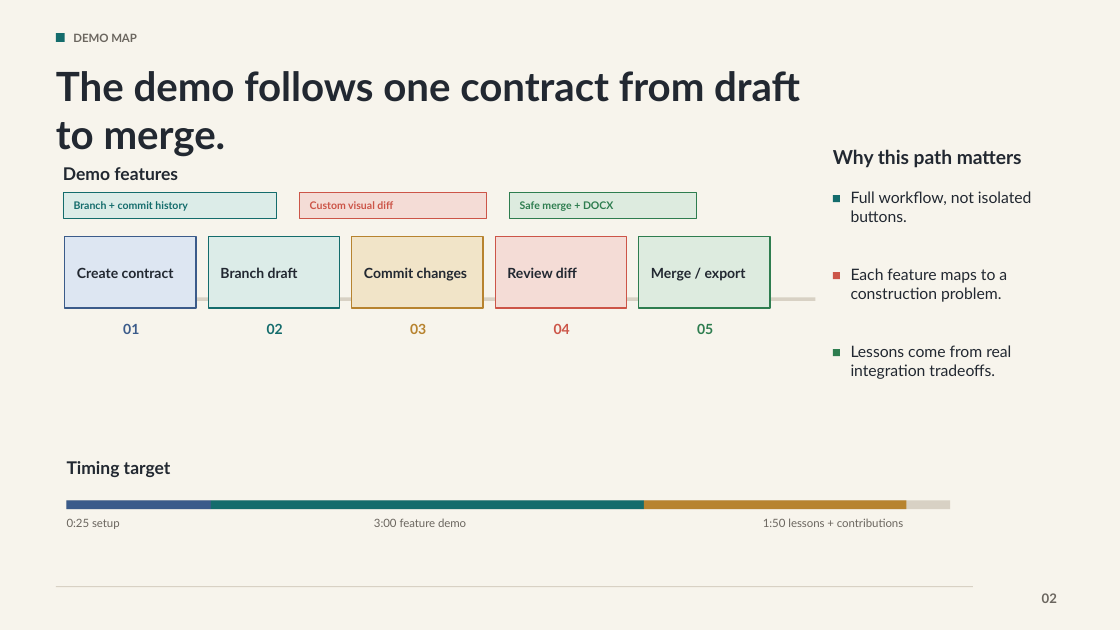
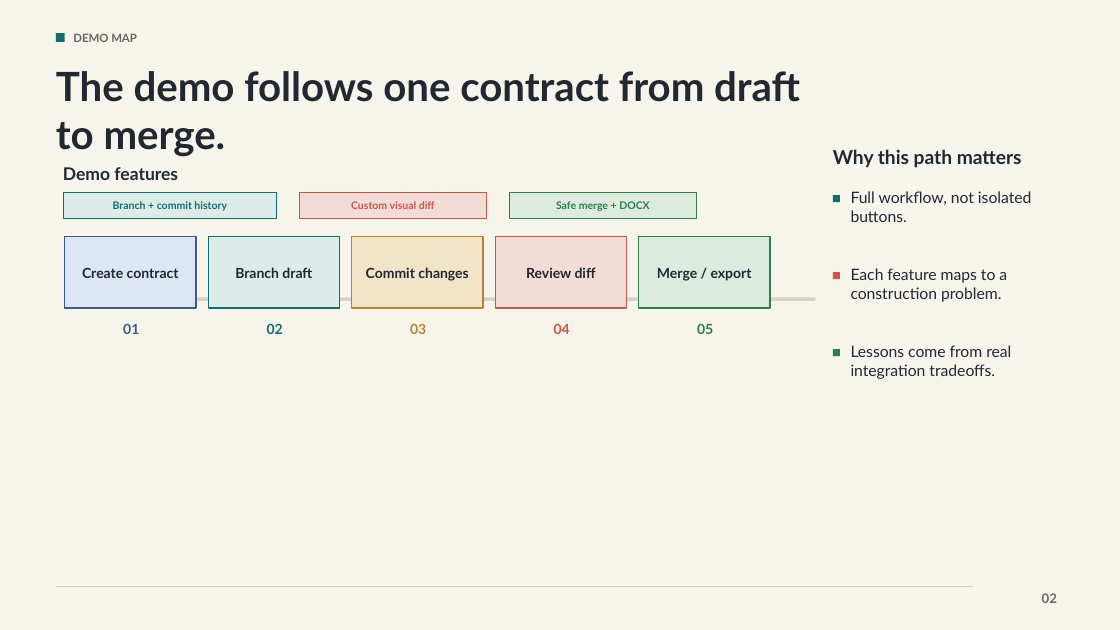
Before and after one commit to dangjacob101/DocuCommit, a slide deck: slide 2 of docucommit-final-presentation.pptx. Drawn at 1120x630 pixels with LibreOffice and Linux fonts; fonts in the diff are those of the drawing. Boxes give left, top, right and bottom in pixels: in the first picture for what was removed or moved away, otherwise in the second. Text is boxed around its words. In the diff, an @@ line names an element or a change of style, - is before the commit and + after.

```diff
--- a/docucommit-final-presentation.pptx
+++ b/docucommit-final-presentation.pptx
@@ alignment left to centre in 8 elements at (82, 267, 179, 278), (235, 267, 312, 278), (366, 267, 468, 281), (526, 267, 596, 278), (657, 268, 752, 281), (113, 201, 227, 211), (351, 201, 435, 209), (556, 201, 649, 211) @@
@@ text removed at (67, 461, 171, 477) @@
-Timing target
@@ rectangle removed at (66, 501, 950, 509) @@
@@ rectangle removed at (66, 501, 211, 509) @@
@@ rectangle removed at (211, 501, 644, 509) @@
@@ rectangle removed at (644, 501, 907, 509) @@
@@ text removed at (67, 519, 120, 529) @@
-0:25 setup
@@ text removed at (374, 519, 466, 527) @@
-3:00 feature demo
@@ text removed at (763, 518, 903, 527) @@
-1:50 lessons + contributions
```
Also in this commit, not shown: 5 other slides changed.
